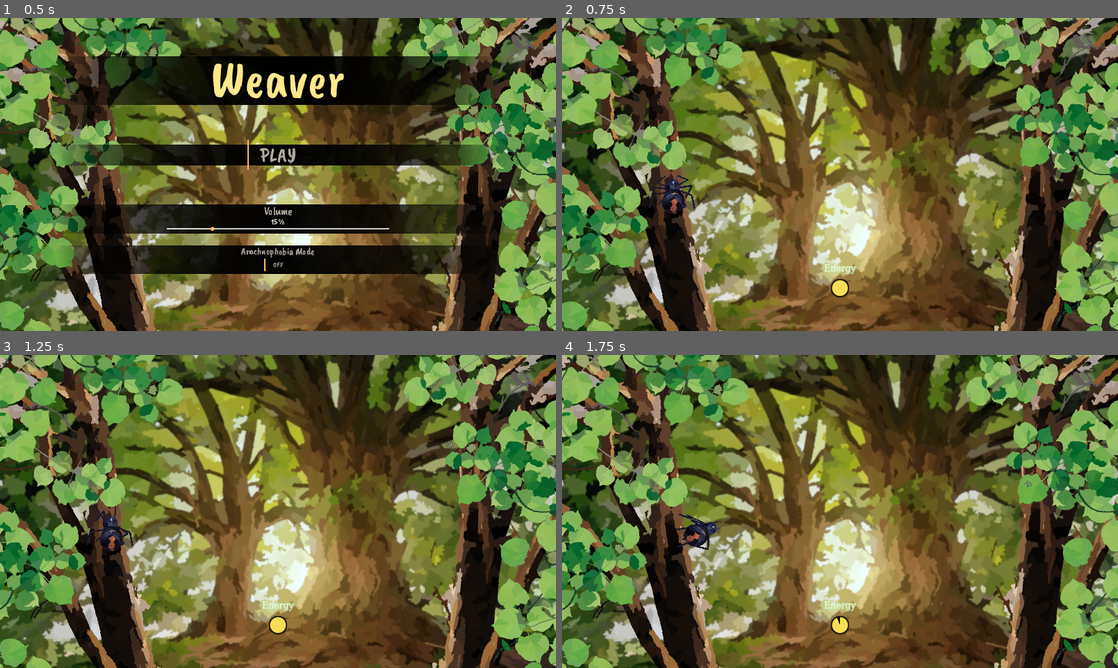
Above: before the commit, frames 1-4 (two rows, left to right).
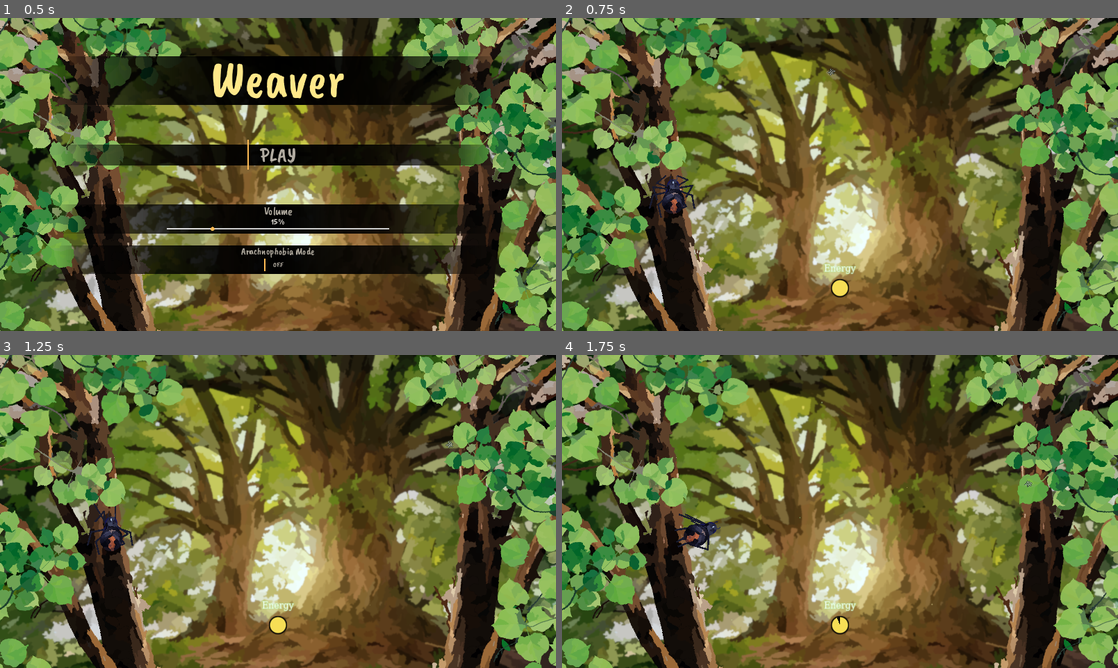
Above: after the commit, the same moments.

Repository: InRe-Dan/ld56
Game: Godot game, scene res://menus/main_menu.tscn
The game is run twice, just before and just after one commit, with the same random seed, the same clock (stepped at 60 frames per second) and the same inputs.
Inputs (mouse positions are in pixels of both pictures, inside the frame that each line leads up to):
- Up to frame 1 (0.5 s): no input
- Up to frame 2 (0.75 s): click "PLAY" at 0.5 s
- Up to frame 3 (1.25 s): no input
- Up to frame 4 (1.75 s): move the mouse to (962, 495) at 1.27 s; hold D (move_right) from 1.28 s (still down); hold Right mouse button (destroy_web) from 1.28 s (still down); tap Space (jump) at 1.52 s

Frame 1 is identical in both runs. In frame 2, less than 0.1% of the frame differs, in the area x 15-24%, y 50-64%; in frame 3, less than 0.1%; in frame 4, less than 0.1%.

Commit message:
Leg fixes

Diff:
--- a/spider/spider.tscn
+++ b/spider/spider.tscn
@@ -6,7 +6,6 @@
 [ext_resource type="AudioStream" uid="uid://cgxpcgn4eaqsn" path="res://assets/sound/sfx/webslingsnaptry1.ogg" id="3_iogig"]
 [ext_resource type="AudioStream" uid="uid://tc7i3ukwstov" path="res://assets/sound/sfx/insectexplosineat.ogg" id="4_c5alw"]
 [ext_resource type="Texture2D" uid="uid://gtx37skopcec" path="res://assets/spider/spiderBody.png" id="5_gjbyk"]
-[ext_resource type="Texture2D" uid="uid://bwgl8hgob8ek6" path="res://assets/spider/legs.png" id="7_l0m1q"]
 
 [sub_resource type="CircleShape2D" id="CircleShape2D_1mhc7"]
 radius = 16.0
@@ -107,10 +106,6 @@
 modifications/6 = SubResource("SkeletonModification2DTwoBoneIK_64qvq")
 modifications/7 = SubResource("SkeletonModification2DTwoBoneIK_5ioob")
 
-[sub_resource type="AtlasTexture" id="AtlasTexture_vvbcn"]
-atlas = ExtResource("7_l0m1q")
-region = Rect2(9.43427, 6.57895, 36.9474, 139.066)
-
 [sub_resource type="Gradient" id="Gradient_jmxvg"]
 offsets = PackedFloat32Array(0, 0.610879, 0.661088)
 colors = PackedColorArray(0.0924, 0.0924, 0.33, 1, 0.0924, 0.0924, 0.33, 1, 0.0924, 0.0924, 0.33, 0)
@@ -336,50 +331,52 @@
 
 [node name="Line2D2" type="Line2D" parent="Legs/Skeleton2D/R1"]
 position = Vector2(-0.107306, -0.459028)
-points = PackedVector2Array(0, 0, 17.0987, 1.54576)
+points = PackedVector2Array(0.107306, 0.459028, 17.0987, 1.54576)
 width = 2.0
 default_color = Color(0.0980392, 0.105882, 0.176471, 1)
 end_cap_mode = 2
 
 [node name="Bone2D2" type="Bone2D" parent="Legs/Skeleton2D/R1"]
 position = Vector2(17, 1)
-rotation = 0.394413
+rotation = -0.217256
 scale = Vector2(0.999996, 0.999996)
 rest = Transform2D(1, 0, 0, 1, 17, 1)
 metadata/_local_pose_override_enabled_ = true
 
 [node name="Line2D" type="Line2D" parent="Legs/Skeleton2D/R1/Bone2D2"]
 position = Vector2(-6.54321, 6.80228)
-points = PackedVector2Array(6.5686, -6.71891, 20.8442, -0.685163)
+points = PackedVector2Array(6.5686, -6.71891, 21.9444, -10.3607)
 width = 2.0
 default_color = Color(0.0980392, 0.105882, 0.176471, 1)
 begin_cap_mode = 2
 
 [node name="R2" type="Bone2D" parent="Legs/Skeleton2D"]
 position = Vector2(16, -23)
-rotation = -0.692283
+rotation = -0.393481
 scale = Vector2(3, 3)
 rest = Transform2D(1, 0, 0, 1, 0, 0)
 metadata/_local_pose_override_enabled_ = true
 
 [node name="Line2D2" type="Line2D" parent="Legs/Skeleton2D/R2"]
 position = Vector2(-0.107306, -0.459028)
-points = PackedVector2Array(0, 0, 17.0107, 1.48451)
-width = 2.0
-default_color = Color(0.0980392, 0.105882, 0.176471, 1)
+points = PackedVector2Array(0.107306, 0.459028, 17.0107, 1.48451)
+width = 2.0
+default_color = Color(0.0980392, 0.105882, 0.176471, 1)
+end_cap_mode = 2
 
 [node name="Bone2D2" type="Bone2D" parent="Legs/Skeleton2D/R2"]
 position = Vector2(17, 1)
-rotation = 1.19149
+rotation = -0.537981
 scale = Vector2(0.999998, 0.999998)
 rest = Transform2D(1, 0, 0, 1, 17, 1)
 metadata/_local_pose_override_enabled_ = true
 
 [node name="Line2D" type="Line2D" parent="Legs/Skeleton2D/R2/Bone2D2"]
 position = Vector2(-6.54321, 6.80228)
-points = PackedVector2Array(6.50004, -6.25544, 12.2753, 8.00909)
-width = 2.0
-default_color = Color(0.0980392, 0.105882, 0.176471, 1)
+points = PackedVector2Array(6.55099, -6.91307, 20.1178, -14.9233)
+width = 2.0
+default_color = Color(0.0980392, 0.105882, 0.176471, 1)
+begin_cap_mode = 2
 
 [node name="R3" type="Bone2D" parent="Legs/Skeleton2D"]
 position = Vector2(17, -15)
@@ -390,9 +387,10 @@
 
 [node name="Line2D2" type="Line2D" parent="Legs/Skeleton2D/R3"]
 position = Vector2(-0.107306, -0.459028)
-points = PackedVector2Array(0, 0, 16.9678, 1.59083)
-width = 2.0
-default_color = Color(0.0980392, 0.105882, 0.176471, 1)
+points = PackedVector2Array(0.107306, 0.459028, 17.2845, 1.48688)
+width = 2.0
+default_color = Color(0.0980392, 0.105882, 0.176471, 1)
+end_cap_mode = 2
 
 [node name="Bone2D2" type="Bone2D" parent="Legs/Skeleton2D/R3"]
 position = Vector2(17, 1)
@@ -403,9 +401,10 @@
 
 [node name="Line2D" type="Line2D" parent="Legs/Skeleton2D/R3/Bone2D2"]
 position = Vector2(-6.54321, 6.80228)
-points = PackedVector2Array(6.84407, -6.47482, 22.1916, -5.72323)
-width = 2.0
-default_color = Color(0.0980392, 0.105882, 0.176471, 1)
+points = PackedVector2Array(6.72169, -6.78488, 22.1916, -5.72323)
+width = 2.0
+default_color = Color(0.0980392, 0.105882, 0.176471, 1)
+begin_cap_mode = 2
 
 [node name="R4" type="Bone2D" parent="Legs/Skeleton2D"]
 position = Vector2(15, -2)
@@ -416,9 +415,10 @@
 
 [node name="Line2D2" type="Line2D" parent="Legs/Skeleton2D/R4"]
 position = Vector2(-0.107306, -0.459028)
-points = PackedVector2Array(0, 0, 2.86277, 0.220215, 17.0889, 1.73454)
-width = 2.0
-default_color = Color(0.0980392, 0.105882, 0.176471, 1)
+points = PackedVector2Array(0.107306, 0.459028, 2.93564, 0.435918, 17.085, 1.26314)
+width = 2.0
+default_color = Color(0.0980392, 0.105882, 0.176471, 1)
+end_cap_mode = 2
 
 [node name="Bone2D2" type="Bone2D" parent="Legs/Skeleton2D/R4"]
 position = Vector2(17, 1)
@@ -427,114 +427,125 @@
 
 [node name="Line2D" type="Line2D" parent="Legs/Skeleton2D/R4/Bone2D2"]
 position = Vector2(-6.54321, 6.80228)
-points = PackedVector2Array(6.28714, -6.76053, 23.0195, -7.13297)
-width = 2.0
-default_color = Color(0.0980392, 0.105882, 0.176471, 1)
+points = PackedVector2Array(6.52091, -6.99816, 22.7858, -6.89535)
+width = 2.0
+default_color = Color(0.0980392, 0.105882, 0.176471, 1)
+begin_cap_mode = 2
 
 [node name="L1" type="Bone2D" parent="Legs/Skeleton2D"]
 position = Vector2(-16, -28)
-rotation = -2.52753
+rotation = -2.51708
 scale = Vector2(2.5, 2.5)
 rest = Transform2D(1, 0, 0, 1, 0, 0)
 metadata/_local_pose_override_enabled_ = true
 
 [node name="Line2D2" type="Line2D" parent="Legs/Skeleton2D/L1"]
 position = Vector2(-0.107306, -0.459028)
-scale = Vector2(0.553522, 0.171015)
-points = PackedVector2Array(0, 0, 2.86277, 0.220215, 7.60832, 0.585266, 30.5221, 10.876)
-default_color = Color(0.0980392, 0.105882, 0.176471, 1)
+points = PackedVector2Array(0, 0, 2.86277, 0.220215, 7.60832, 0.585266, 17.1306, 1.50252)
+width = 2.0
+default_color = Color(0.0980392, 0.105882, 0.176471, 1)
+begin_cap_mode = 2
+end_cap_mode = 2
 
 [node name="Bone2D2" type="Bone2D" parent="Legs/Skeleton2D/L1"]
 position = Vector2(17, 1)
-rotation = -1.66554
+rotation = 1.59606
 scale = Vector2(0.999993, 0.999993)
 rest = Transform2D(1, 0, 0, 1, 17, 1)
 metadata/_local_pose_override_enabled_ = true
 
 [node name="Line2D" type="Line2D" parent="Legs/Skeleton2D/L1/Bone2D2"]
 position = Vector2(-4.90957, -8.55546)
-points = PackedVector2Array(3.49494, -6.43739, 4.86101, 8.41524)
-width = 2.0
-default_color = Color(0.0980392, 0.105882, 0.176471, 1)
+points = PackedVector2Array(4.33932, 25.5754, 4.95246, 8.53112)
+width = 2.0
+default_color = Color(0.0980392, 0.105882, 0.176471, 1)
+end_cap_mode = 2
 
 [node name="L2" type="Bone2D" parent="Legs/Skeleton2D"]
 position = Vector2(-19, -21)
-rotation = -2.7066
+rotation = -2.9429
 scale = Vector2(3, 3)
 rest = Transform2D(1, 0, 0, 1, 0, 0)
 metadata/_local_pose_override_enabled_ = true
 
 [node name="Line2D2" type="Line2D" parent="Legs/Skeleton2D/L2"]
 position = Vector2(-0.107306, -0.459028)
-points = PackedVector2Array(0, 0, 2.86277, 0.220215, 16.9412, 1.09061)
-width = 2.0
-default_color = Color(0.0980392, 0.105882, 0.176471, 1)
+points = PackedVector2Array(0, 0, 2.86277, 0.220215, 16.9746, 1.48303)
+width = 2.0
+default_color = Color(0.0980392, 0.105882, 0.176471, 1)
+end_cap_mode = 2
 
 [node name="Bone2D2" type="Bone2D" parent="Legs/Skeleton2D/L2"]
 position = Vector2(17, 1)
-rotation = -1.66554
+rotation = 1.65782
 scale = Vector2(0.999993, 0.999993)
 rest = Transform2D(1, 0, 0, 1, 17, 1)
 metadata/_local_pose_override_enabled_ = true
 
 [node name="Line2D" type="Line2D" parent="Legs/Skeleton2D/L2/Bone2D2"]
 position = Vector2(-3.86452, 6.48502)
-points = PackedVector2Array(4.35825, -6.30134, 2.38333, -21.8681)
-width = 2.0
-default_color = Color(0.0980392, 0.105882, 0.176471, 1)
+points = PackedVector2Array(3.89996, -6.35494, 2.59681, 9.31437)
+width = 2.0
+default_color = Color(0.0980392, 0.105882, 0.176471, 1)
+begin_cap_mode = 2
 
 [node name="L3" type="Bone2D" parent="Legs/Skeleton2D"]
 position = Vector2(-19, -11)
-rotation = 2.88049
+rotation = 2.89171
 scale = Vector2(3, 3)
 rest = Transform2D(1, 0, 0, 1, 0, 0)
 metadata/_local_pose_override_enabled_ = true
 
 [node name="Line2D2" type="Line2D" parent="Legs/Skeleton2D/L3"]
 position = Vector2(-0.107306, -0.459028)
-scale = Vector2(0.553522, 0.171015)
-points = PackedVector2Array(0, 0, 2.86277, 0.220215, 7.60832, 0.585266, 30.5221, 10.876)
-default_color = Color(0.0980392, 0.105882, 0.176471, 1)
+points = PackedVector2Array(0, 0, 2.86277, 0.220215, 7.60832, 0.585266, 17.0806, 1.35065)
+width = 2.0
+default_color = Color(0.0980392, 0.105882, 0.176471, 1)
+begin_cap_mode = 2
+end_cap_mode = 2
 
 [node name="Bone2D2" type="Bone2D" parent="Legs/Skeleton2D/L3"]
 position = Vector2(17, 1)
-rotation = -1.66554
+rotation = 1.79772
 scale = Vector2(0.999993, 0.999993)
 rest = Transform2D(1, 0, 0, 1, 17, 1)
 metadata/_local_pose_override_enabled_ = true
 
 [node name="Line2D" type="Line2D" parent="Legs/Skeleton2D/L3/Bone2D2"]
 position = Vector2(-3.86452, 6.48502)
-points = PackedVector2Array(4.09887, -6.41423, 2.72718, -21.8598)
-width = 2.0
-default_color = Color(0.0980392, 0.105882, 0.176471, 1)
+points = PackedVector2Array(3.76492, -6.43465, 0.406104, 9.15911)
+width = 2.0
+default_color = Color(0.0980392, 0.105882, 0.176471, 1)
+begin_cap_mode = 2
 
 [node name="L4" type="Bone2D" parent="Legs/Skeleton2D"]
 position = Vector2(-15, -2)
-rotation = 2.29335
+rotation = 2.34649
 scale = Vector2(3, 3)
 rest = Transform2D(1, 0, 0, 1, 0, 0)
 metadata/_local_pose_override_enabled_ = true
 
 [node name="Line2D2" type="Line2D" parent="Legs/Skeleton2D/L4"]
 position = Vector2(-0.107306, -0.459028)
-scale = Vector2(0.553522, 0.171015)
-points = PackedVector2Array(0, 0, 2.86277, 0.220215, 7.60832, 0.585266, 30.5221, 10.876)
-default_color = Color(0.0980392, 0.105882, 0.176471, 1)
+points = PackedVector2Array(0, 0, 2.86277, 0.220215, 7.60832, 0.585266, 17.3059, 1.3331)
+width = 2.0
+default_color = Color(0.0980392, 0.105882, 0.176471, 1)
+begin_cap_mode = 2
+end_cap_mode = 2
 
 [node name="Bone2D2" type="Bone2D" parent="Legs/Skeleton2D/L4"]
 position = Vector2(17, 1)
-rotation = -1.66554
+rotation = 1.99407
 scale = Vector2(0.999993, 0.999993)
 rest = Transform2D(1, 0, 0, 1, 17, 1)
 metadata/_local_pose_override_enabled_ = true
 
 [node name="Line2D" type="Line2D" parent="Legs/Skeleton2D/L4/Bone2D2"]
 position = Vector2(-3.86452, 6.48502)
-points = PackedVector2Array(3.80493, -6.55391, 2.25205, -22.3137)
-width = 2.0
-default_color = Color(0.0980392, 0.105882, 0.176471, 1)
-texture = SubResource("AtlasTexture_vvbcn")
+points = PackedVector2Array(3.80493, -6.55391, -2.64506, 7.73961)
+width = 2.0
+default_color = Color(0.0980392, 0.105882, 0.176471, 1)
+begin_cap_mode = 2
 
 [node name="BackupBody" type="Sprite2D" parent="."]
 position = Vector2(0, -32)
Not shown: 1 places in spider/spider.tscn that only renumber resources
